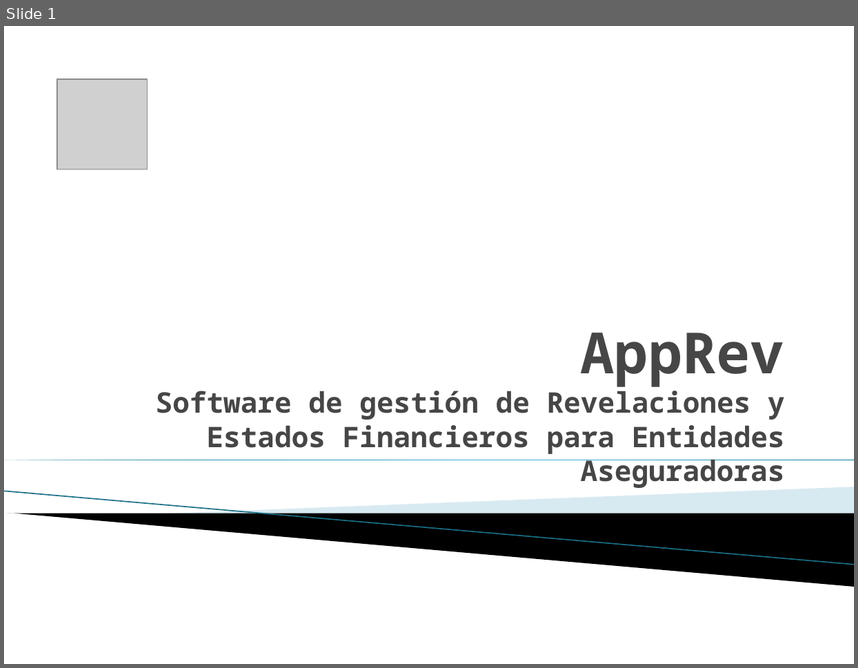
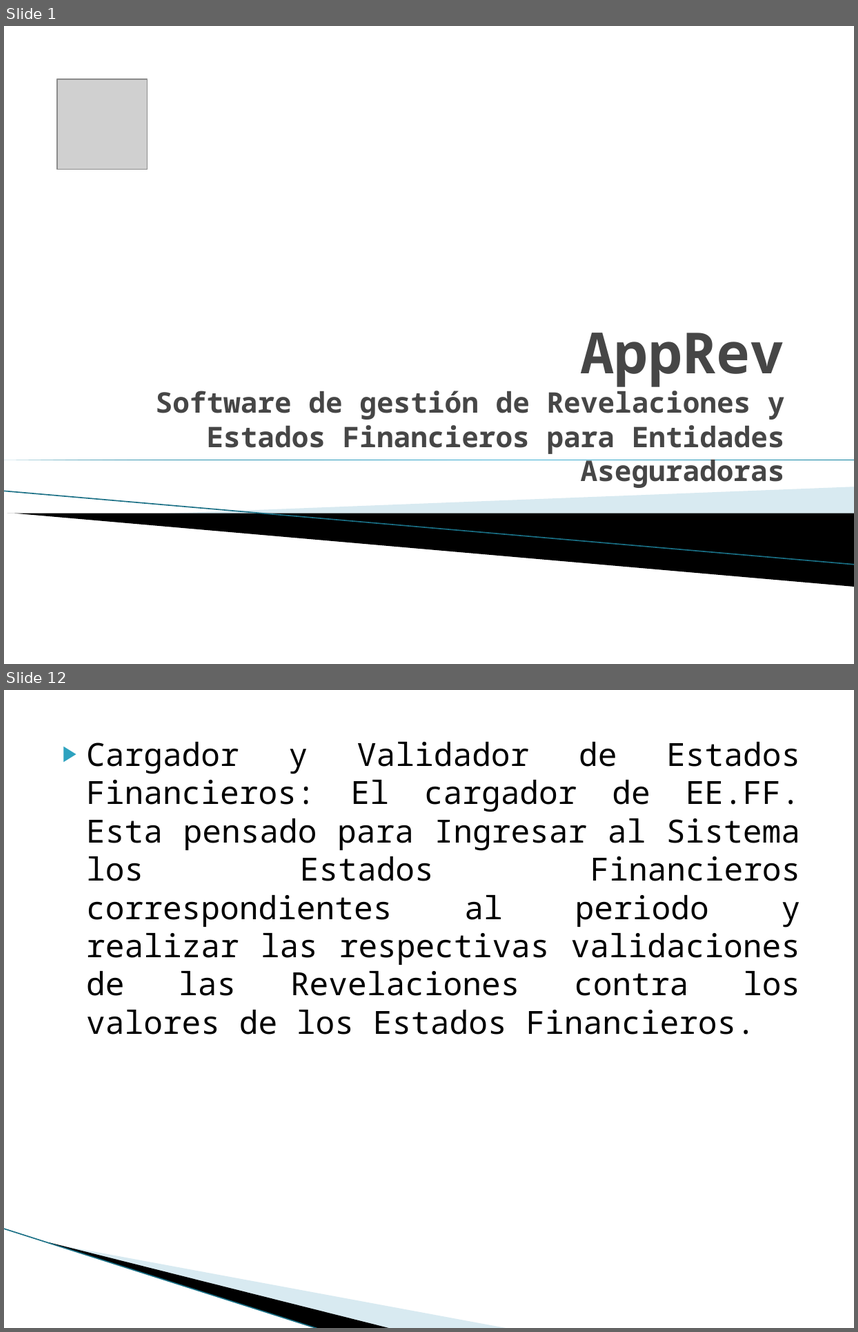
Before and after one commit to vicky1404/rev-ii, a slide deck: docs/comercial/brochure.pptx. Shown one above the other, each under a label of ours: slide 1 before the commit, slides 1 and 12 after it; the slides between them are not shown. The pictures are 858x668 and 858x1332 pixels, drawn with LibreOffice and Linux fonts; fonts in the diff are those of the drawing; grey boxes stand for pictures; background and template pictures are left out. Boxes give left, top, right and bottom in pixels: in the first picture for what was removed or moved away, otherwise in the second. Text is boxed around its words. In the diff, an @@ line names an element or a change of style, - is before the commit and + after.

Commit message:
Version para revision del equipo.

```diff
--- a/docs/comercial/brochure.pptx
+++ b/docs/comercial/brochure.pptx
@@ slide 12 added at (4,690,854,1328), background #FFFFFF @@
@@ text added at (86,742,801,1034), 27 pt, text #000000 @@
+▶ Cargador y Validador de Estados Financieros: El cargador de EE.FF. Esta pensado para Ingresar al Sistema los Estados Financieros correspondientes al periodo y realizar las respectivas validaciones de las Revelaciones contra los valores de los Estados Financieros.
@@ freeform shape added at (70,1155,424,1290), fill #A0CBDC at 40% opacity @@
@@ freeform shape added at (4,1228,352,1306), fill #000000 @@
@@ line added from (4, 1228) to (319, 1328), #97C5D8 0.95 pt @@
```
Also in this commit, not shown: 4 slides changed, 7 other slides added.
